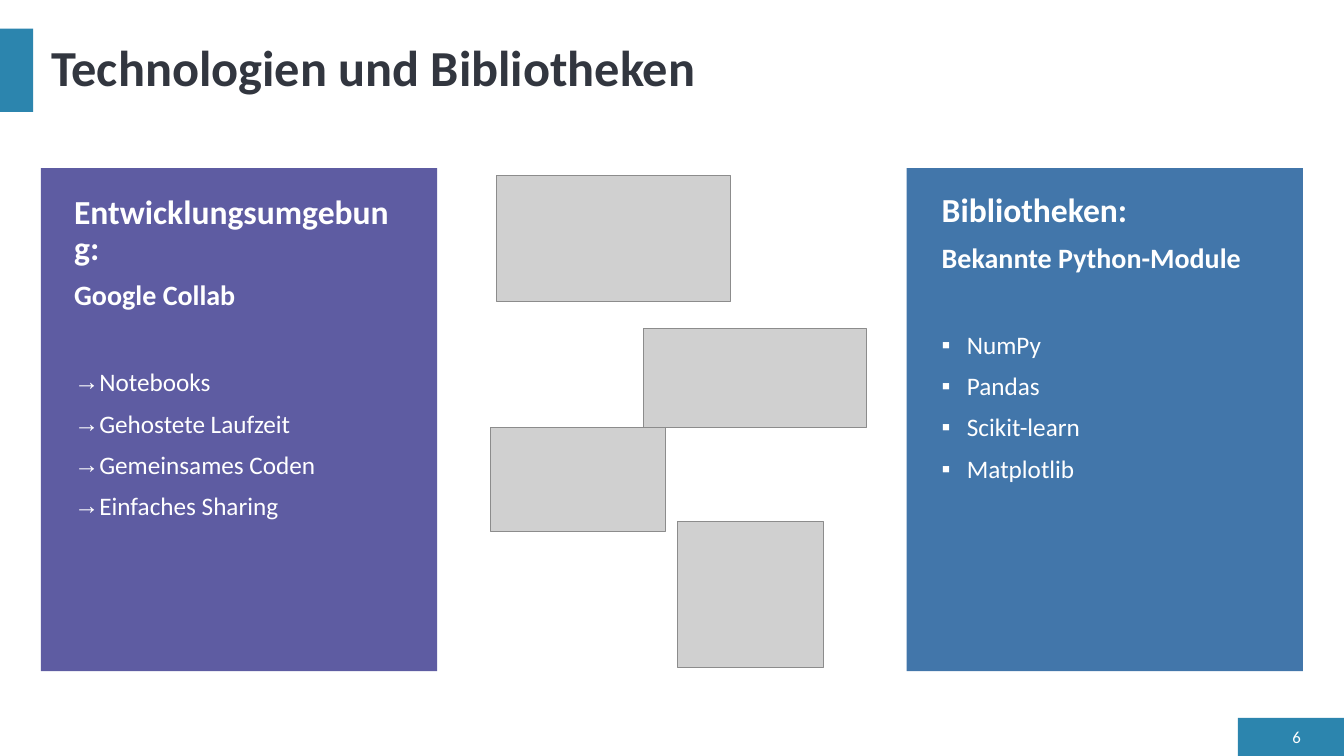
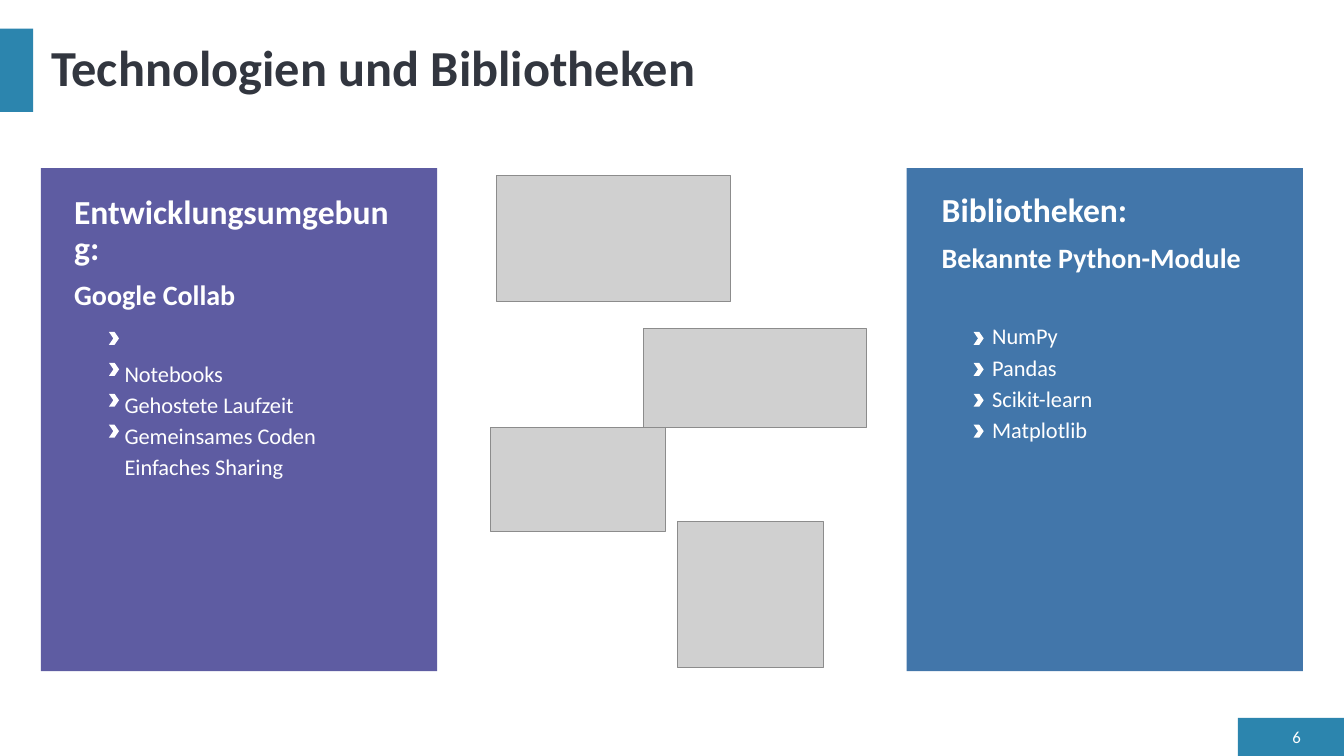
Before and after one commit to LennartFertig/DataExploration_HousePriceSeattle, a slide deck: slide 6 of project_presentation_Insight_Explorers.pptx. Drawn at 1344x756 pixels with LibreOffice and Linux fonts; fonts in the diff are those of the drawing; grey boxes stand for pictures. Boxes give left, top, right and bottom in pixels: in the first picture for what was removed or moved away, otherwise in the second. Text is boxed around its words. In the diff, an @@ line names an element or a change of style, - is before the commit and + after.

```diff
--- a/project_presentation_Insight_Explorers.pptx
+++ b/project_presentation_Insight_Explorers.pptx
@@ text at box(992, 329, 1092, 442): size 18 to 16 pt in "NumPy", "Pandas", "Scikit-learn", "Matplotlib"; bullet ▪ to none; list level 1 to 2 in "NumPy"; list level 1 to 2 in "Pandas"; list level 1 to 2 in "Scikit-learn"; list level 1 to 2 in "Matplotlib" @@
@@ chevron added at box(110, 333, 118, 344), fill #FFFFFF, outline #FFFFFF 1 pt @@
@@ chevron added at box(975, 333, 983, 344), fill #FFFFFF, outline #FFFFFF 1 pt @@
@@ chevron added at box(110, 364, 118, 375), fill #FFFFFF, outline #FFFFFF 1 pt @@
@@ text at box(125, 366, 316, 479): size 18 to 16 pt in "Notebooks", "Gehostete Laufzeit", "Gemeinsames Coden", "Einfaches Sharing"; bullet → to none; list level 1 to 2 in "Notebooks"; list level 1 to 2 in "Gehostete Laufzeit"; list level 1 to 2 in "Gemeinsames Coden"; list level 1 to 2 in "Einfaches Sharing" @@
@@ chevron added at box(975, 364, 983, 375), fill #FFFFFF, outline #FFFFFF 1 pt @@
@@ chevron added at box(110, 394, 118, 405), fill #FFFFFF, outline #FFFFFF 1 pt @@
@@ chevron added at box(975, 394, 983, 405), fill #FFFFFF, outline #FFFFFF 1 pt @@
@@ chevron added at box(110, 425, 118, 437), fill #FFFFFF, outline #FFFFFF 1 pt @@
@@ chevron added at box(975, 425, 983, 437), fill #FFFFFF, outline #FFFFFF 1 pt @@
```
Also in this commit, not shown: 6 other slides changed, 1 other file.
